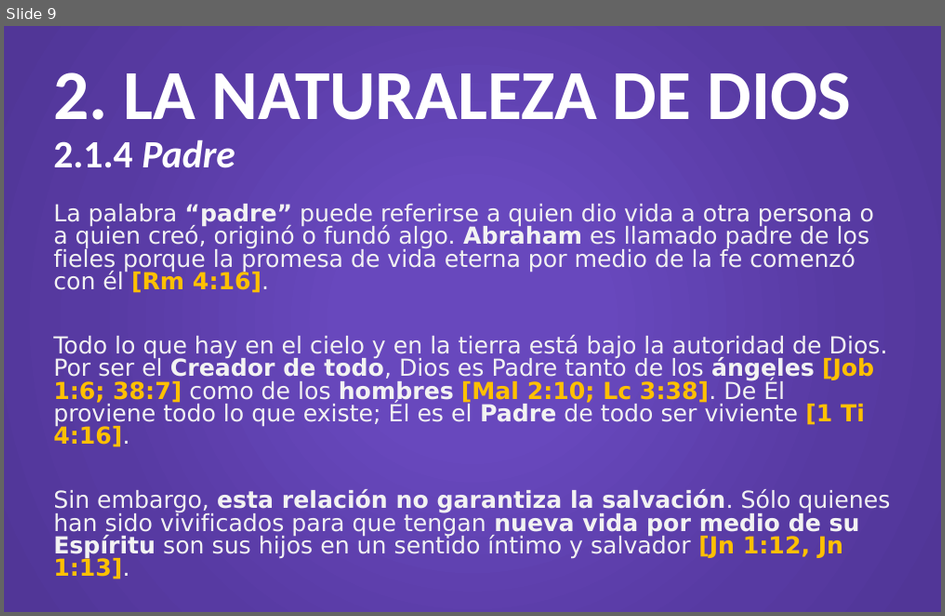
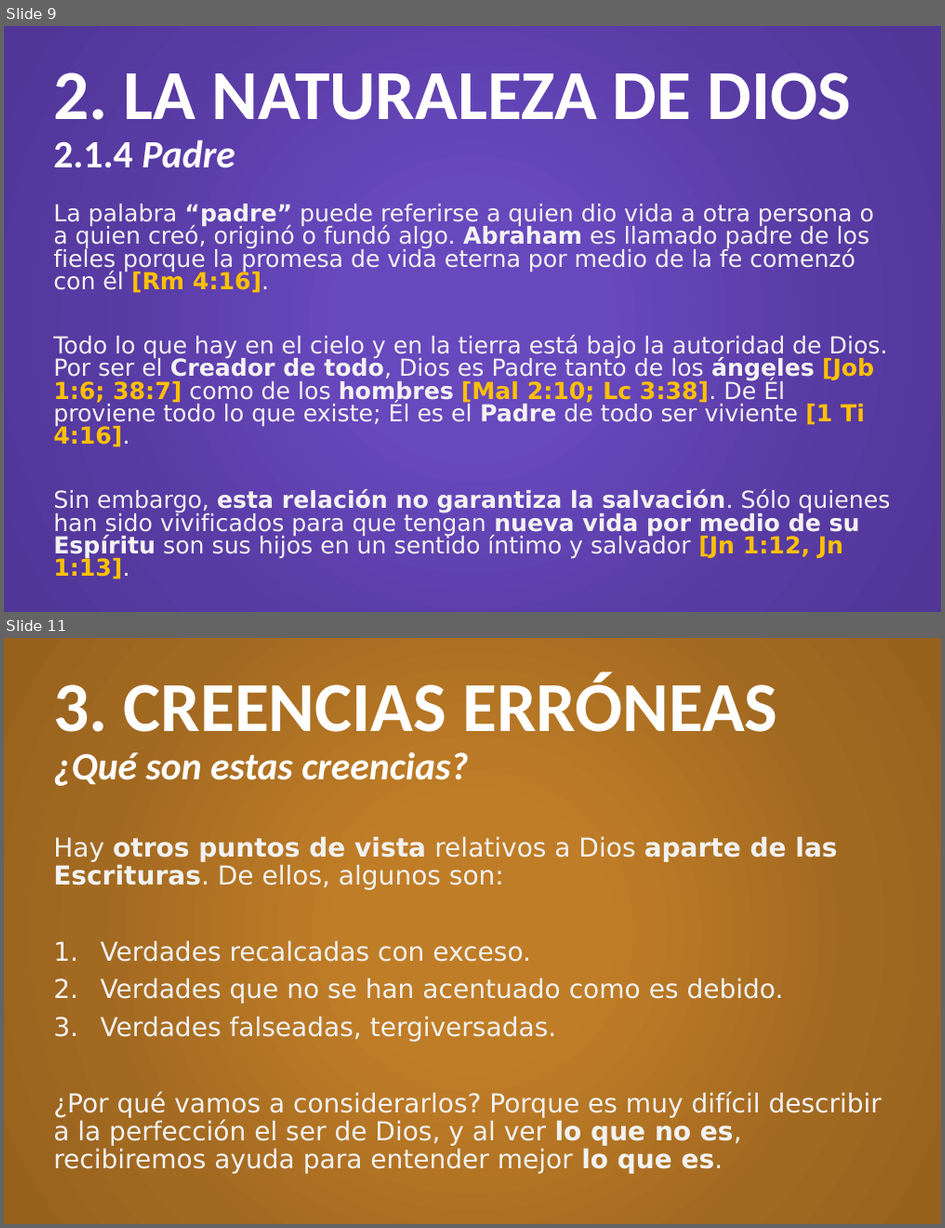
Before and after one commit to CreyTuning/documents, a slide deck: slideshow/Teologia Sistematica y Biblica - Myer Pearlman/Clases/4. Dios.pptx. Shown one above the other, each under a label of ours: slide 9 before the commit, slides 9 and 11 after it; the slides between them are not shown. The pictures are 945x616 and 945x1228 pixels, drawn with LibreOffice and Linux fonts; fonts in the diff are those of the drawing. Boxes give left, top, right and bottom in pixels: in the first picture for what was removed or moved away, otherwise in the second. Text is boxed around its words. In the diff, an @@ line names an element or a change of style, - is before the commit and + after.

Commit message:
4. Dios.pptx - part 1

```diff
--- a/slideshow/Teologia Sistematica y Biblica - Myer Pearlman/Clases/4. Dios.pptx
+++ b/slideshow/Teologia Sistematica y Biblica - Myer Pearlman/Clases/4. Dios.pptx
@@ slide 11 added at (4, 638, 941, 1224), background gradient #C07D27 to #A26921 to #97621E @@
@@ title added at (53, 672, 778, 786), 29.7 pt, text #FFFFFF, bold, italic @@
+3. CREENCIAS ERRÓNEAS
+¿Qué son estas creencias?
@@ text added at (53, 836, 882, 1174), 20 pt, text #F2F2F2 @@
+Hay otros puntos de vista relativos a Dios aparte de las Escrituras. De ellos, algunos son:
+1. Verdades recalcadas con exceso.
+2. Verdades que no se han acentuado como es debido.
+3. Verdades falseadas, tergiversadas.
+¿Por qué vamos a considerarlos? Porque es muy difícil describir a la perfección el ser de Dios, y al ver lo que no es, recibiremos ayuda para entender mejor lo que es.
```
Also in this commit, not shown: 3 slides changed, 5 other slides added.
